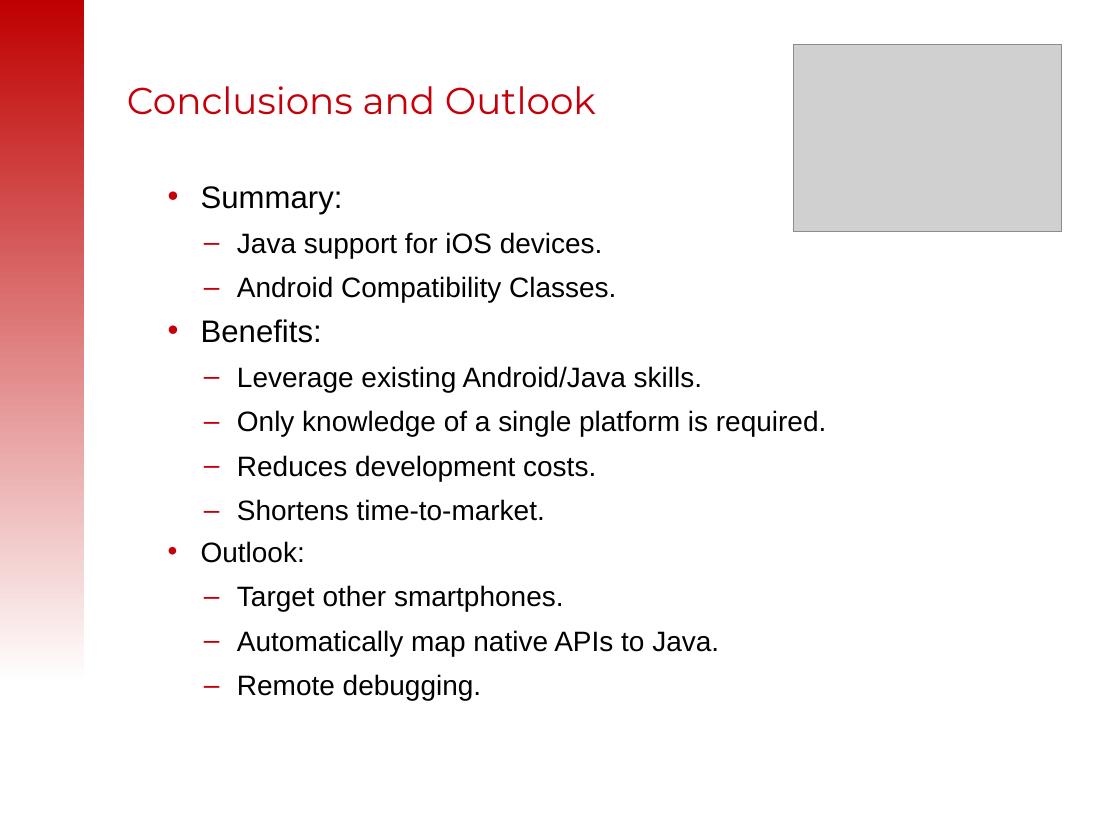
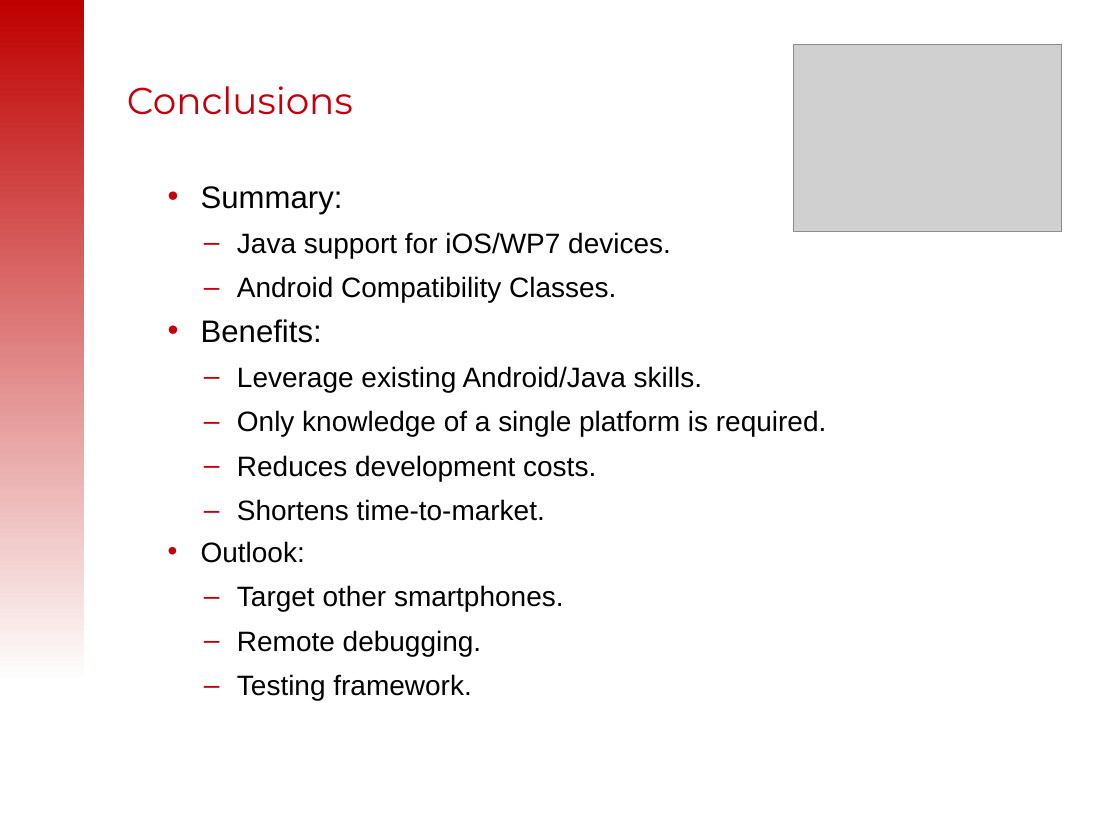
Before and after one commit to tisoft/xmlvm, a slide deck: slide 69 of doc/slides/android2iphone-master.odp (slide 67 before the commit). Drawn at 1120x840 pixels with LibreOffice and Linux fonts; fonts in the diff are those of the drawing; grey boxes stand for pictures. Boxes give left, top, right and bottom in pixels: in the first picture for what was removed or moved away, otherwise in the second. Text is boxed around its words. In the diff, an @@ line names an element or a change of style, - is before the commit and + after.

```diff
--- a/doc/slides/android2iphone-master.odp
+++ b/doc/slides/android2iphone-master.odp
@@ title at box(127, 86, 353, 115): text changed @@
-Conclusions and Outlook
+Conclusions
@@ text at box(237, 232, 671, 258): text changed @@
-  – Java support for iOS devices.
+  – Java support for iOS/WP7 devices.
@@ text at box(237, 630, 719, 656): paragraph removed @@
-  – Automatically map native APIs to Java.
@@ text at box(237, 674, 471, 700): paragraph added @@
+  – Testing framework.
```
Also in this commit, not shown: 20 other slides changed, 4 slides added, 1 slide removed.
